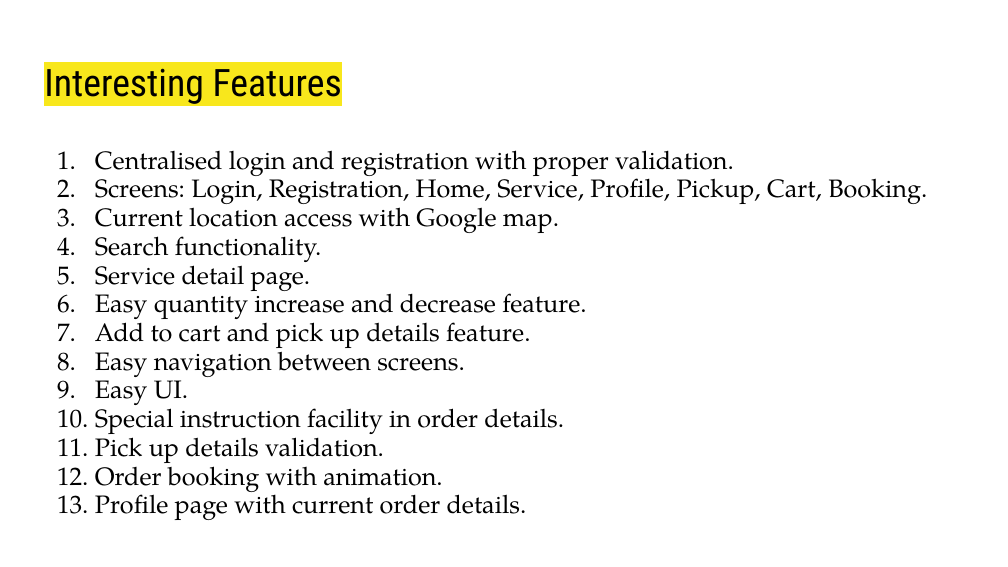
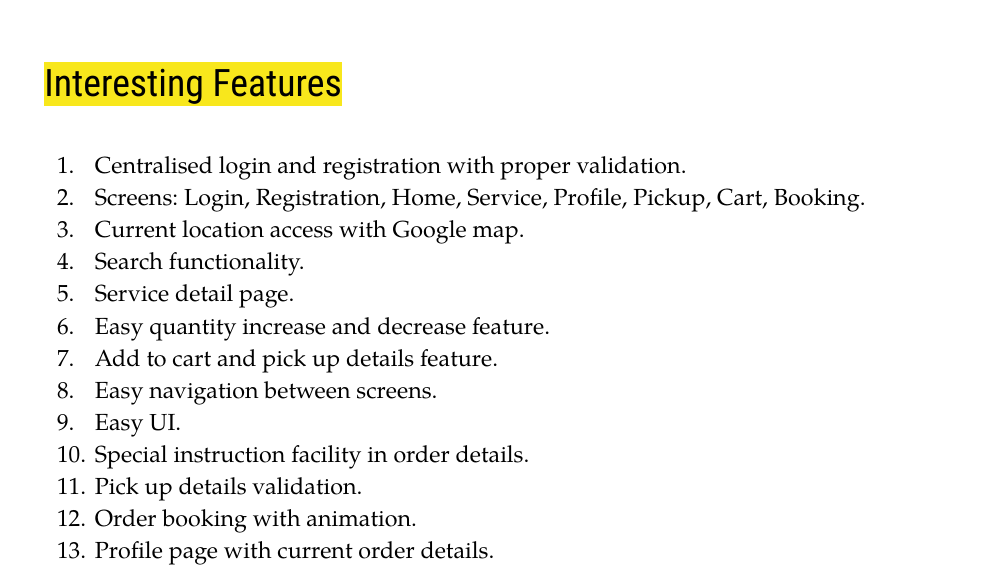
Before and after one commit to CPAD2023/CPAD2023SecATeam08, a slide deck: slide 3 of Group 8 Presentation - Laundry App.pptx. Drawn at 1008x567 pixels with LibreOffice and Linux fonts; fonts in the diff are those of the drawing. Boxes give left, top, right and bottom in pixels: in the first picture for what was removed or moved away, otherwise in the second. Text is boxed around its words. In the diff, an @@ line names an element or a change of style, - is before the commit and + after.

```diff
--- a/Group 8 Presentation - Laundry App.pptx
+++ b/Group 8 Presentation - Laundry App.pptx
@@ text "Centralised login and registration with ..." at box(95, 156, 866, 533): size 18 to 16.6 pt; line spacing 0.95 to 1.15 @@
```
Also in this commit, not shown: 1 other slide changed, 3 slides added.
